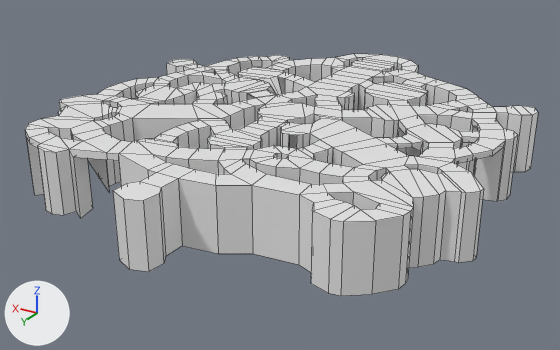
What one commit did to the FBX model Assets/3D/Blockout/BRUME_Blockout_Map3.fbx.
Before and after are seen from a camera (50 mm lens) standing at (-76.1, 130.8, 50.5) and looking at (1.4, 1.7, -14.0). The lights are fixed; the arrows at lower left show +X, +Y and +Z. Mesh edges are drawn as thin lines. Vertices at the same position are counted once.

In view in the first picture: 'Map.3'.
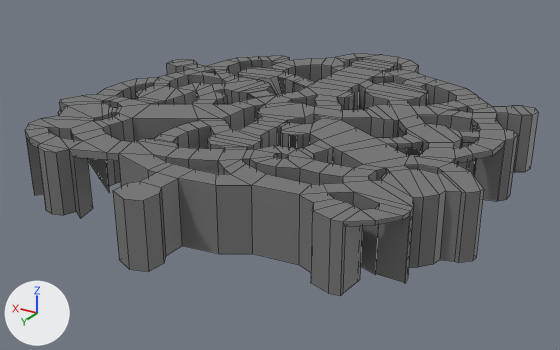
Commit message: Wip Blockout

The change, as a list of edits to the scene's bpy script:
```text
Add mat_m_map:
    mat_m_map = principled_material('M_Map')
    mat_m_map.base_color = (0.176, 0.176, 0.176)  # grey #747474
Change me_cylinder_119:
    used by ob_map_3; location = (0.0, 0.0, 0.0)
    remove me_cylinder_119.from_pydata(...)  # 1048 vertices, 847 faces; spans x -45.9..45.8, y -51.5..50.1, z -22.1..0.0
    add me_cylinder_119.from_pydata(...)  # 1064 vertices, 862 faces; spans x -45.9..45.8, y -51.5..50.1, z -22.1..0.0
    me_cylinder_119 part 1
    2 faces are deleted
    8 vertices are added at x 5.5..9.8, y -22.6..-16.5, z -12.1..-0.4
    9 new faces join them
    me_cylinder_119 part 2
    3 vertices are removed from x -38.8..-34.3, y 33.4..37.0, z -12.5
    5 faces are deleted
    11 vertices are added at x -39.1..-32.4, y 31.6..39.6, z -12.1..-0.7
    14 new faces join them
    me_cylinder_119 part 3: 839 faces spanning x -45.9..45.8, y -51.5..50.1, z -22.1..0.0 switch from no material to mat_m_map (grey #757575)
```

Boxes [x1, y1, x2, y2] around the edits, measured in the pictures (560 x 350 px):
part 1 of me_cylinder_119, built on
    both: [293, 81, 306, 92]
part 2 of me_cylinder_119, built on
    before: [341, 211, 411, 296]
    after: [341, 211, 411, 295]
part 3 of me_cylinder_119, recoloured (white to grey)
    both: [25, 54, 538, 296]
